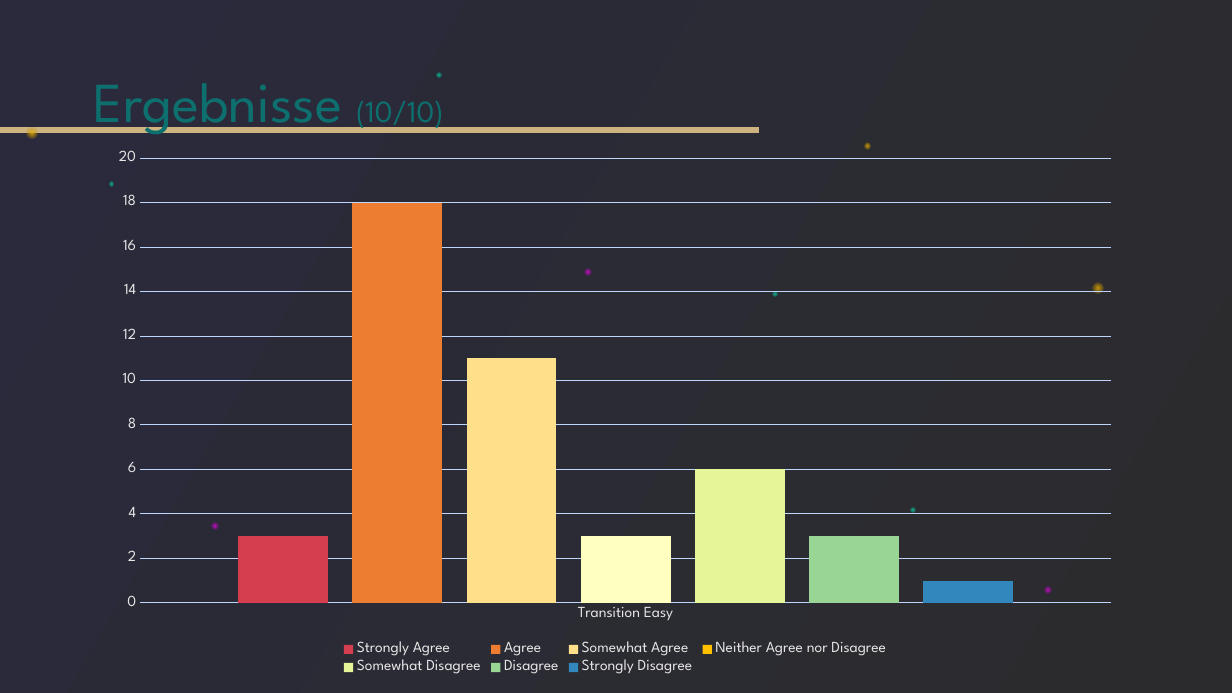
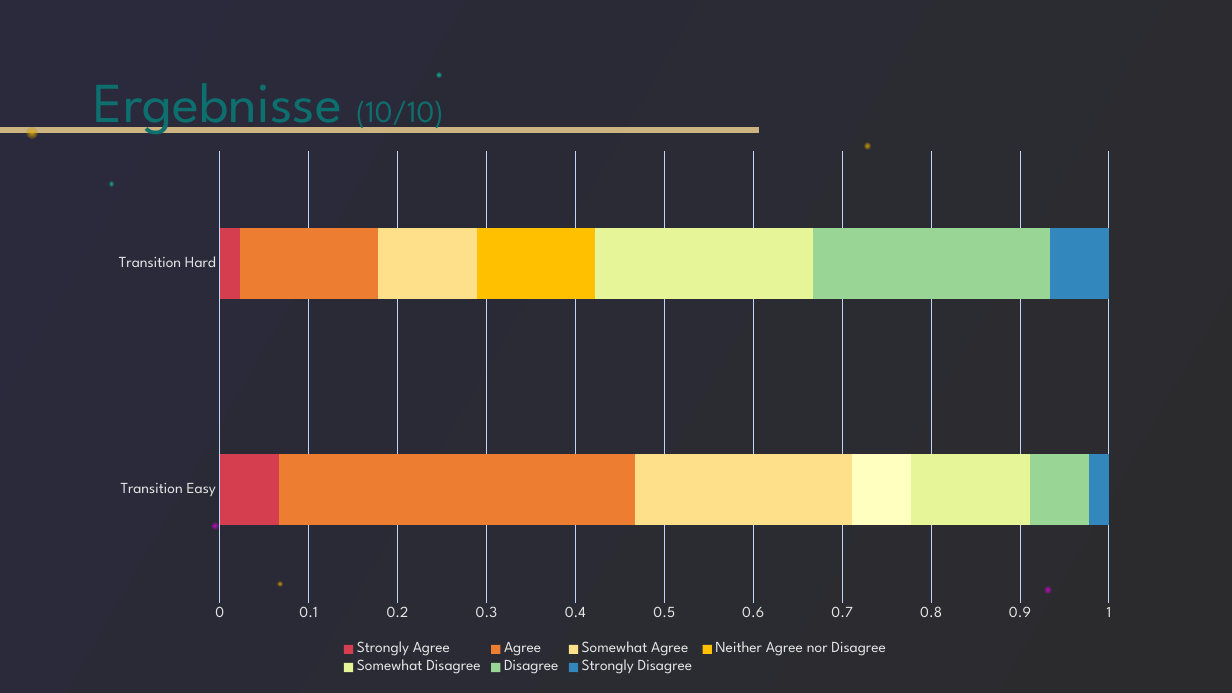
Before and after one commit to tlahmann/mci-af, a slide deck: slide 21 of presentation/Resync Studie.pptx. Drawn at 1232x693 pixels with LibreOffice and Linux fonts; fonts in the diff are those of the drawing. Boxes give left, top, right and bottom in pixels: in the first picture for what was removed or moved away, otherwise in the second. Text is boxed around its words. In the diff, an @@ line names an element or a change of style, - is before the commit and + after.

```diff
--- a/presentation/Resync Studie.pptx
+++ b/presentation/Resync Studie.pptx
@@ column chart at (98, 140, 1132, 679) @@
@@ column chart to bar stacked chart @@
-categories: Transition Easy
+categories: Transition Easy, Transition Hard
-Strongly Agree: 3
+Strongly Agree: 0.07, 0.02
-Agree: 18
+Agree: 0.4, 0.16
-Somewhat Agree: 11
+Somewhat Agree: 0.24, 0.11
-Neither Agree nor Disagree: 3
+Neither Agree nor Disagree: 0.07, 0.13
-Somewhat Disagree: 6
+Somewhat Disagree: 0.13, 0.24
-Disagree: 3
+Disagree: 0.07, 0.27
-Strongly Disagree: 1
+Strongly Disagree: 0.02, 0.07
@@ value axis changed @@
@@ bar spacing changed @@
```
Also in this commit, not shown: 3 other slides changed, 3 slides removed.
